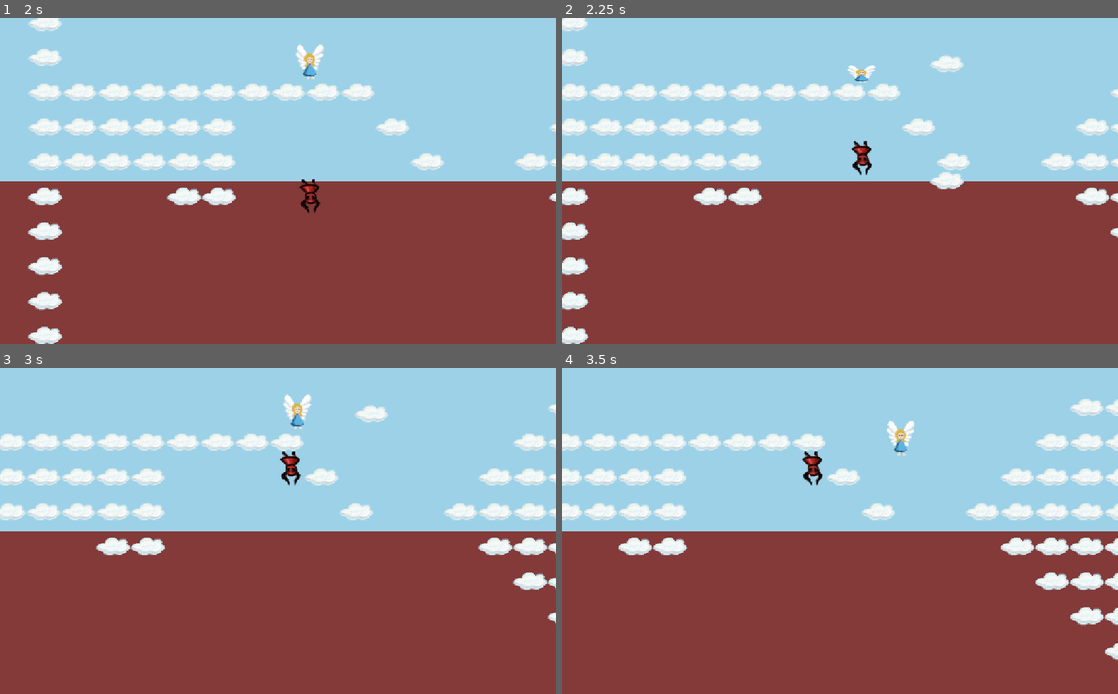
Above: before the commit, frames 1-4 (two rows, left to right).
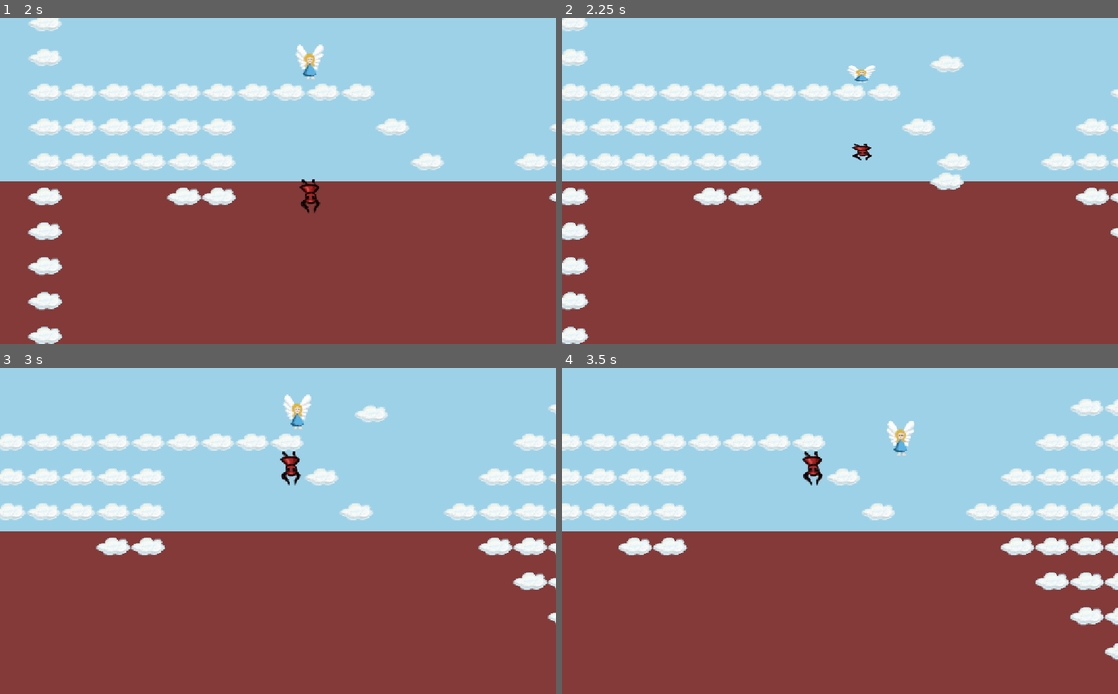
Above: after the commit, the same moments.

Repository: ang-vil/angvil
Game: Godot game, scene res://scenes/menu.tscn
The game is run twice, just before and just after one commit, with the same random seed, the same clock (stepped at 60 frames per second) and the same inputs.
Inputs:
- Up to frame 1 (2 s): click "run game" at 0.5 s; tap Enter at 1.25 s; hold Right (key_right) from 1.28 s (still down); tap Space (shoot) at 1.35 s
- Up to frame 2 (2.25 s): release Right (key_right) at 2.03 s; hold Down (key_down) from 2.03 s (still down); tap Space (shoot) at 2.1 s
- Up to frame 3 (3 s): release Down (key_down) at 2.78 s; hold Right (key_right) from 2.78 s (still down); tap Space (shoot) at 2.85 s
- Up to frame 4 (3.5 s): keep holding Right (key_right)

Frame 1 is identical in both runs. In frame 2, 0.3% of the frame differs, in the area x 52-73%, y 37-53%; in frame 3, less than 0.1%; in frame 4, less than 0.1%.

Commit message:
fix endless jump

Diff:
--- a/scripts/angel.gd
+++ b/scripts/angel.gd
@@ -33,13 +33,10 @@
 		$jumpsound.play()
 
 	if Input.is_action_pressed("key_down"):
-		if velocity.y == 0:
-			get_node("Sprite").scale.y = 0.5
-			get_node("Sprite").offset.y = 20
-			get_node("CollisionShape2D").scale.y = 0.5
-			get_node("CollisionShape2D").position.y = 8
-		else:
-			velocity.y += delta * vars.GRAVITY
+		get_node("Sprite").scale.y = 0.5
+		get_node("Sprite").offset.y = 20
+		get_node("CollisionShape2D").scale.y = 0.5
+		get_node("CollisionShape2D").position.y = 8
 	else:
 		get_node("Sprite").scale.y = 1
 		get_node("Sprite").offset.y = 0
--- a/scripts/devil.gd
+++ b/scripts/devil.gd
@@ -29,13 +29,10 @@
 		jumping = true;
 
 	if Input.is_action_pressed("key_down"):
-		if velocity.y == 0:
-			get_node("Sprite").scale.y = -0.5
-			get_node("Sprite").offset.y = 20
-			get_node("CollisionShape2D").scale.y = 0.5
-			get_node("CollisionShape2D").position.y = -8
-		else:
-			velocity.y -= delta * vars.GRAVITY
+		get_node("Sprite").scale.y = -0.5
+		get_node("Sprite").offset.y = 20
+		get_node("CollisionShape2D").scale.y = 0.5
+		get_node("CollisionShape2D").position.y = -8
 	else:
 		get_node("Sprite").scale.y = -1
 		get_node("Sprite").offset.y = 0
